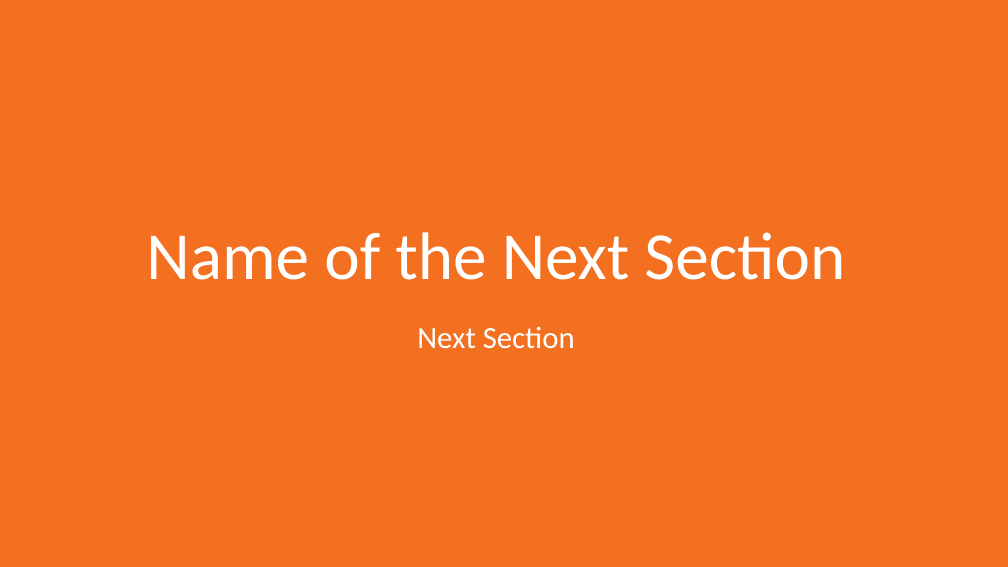
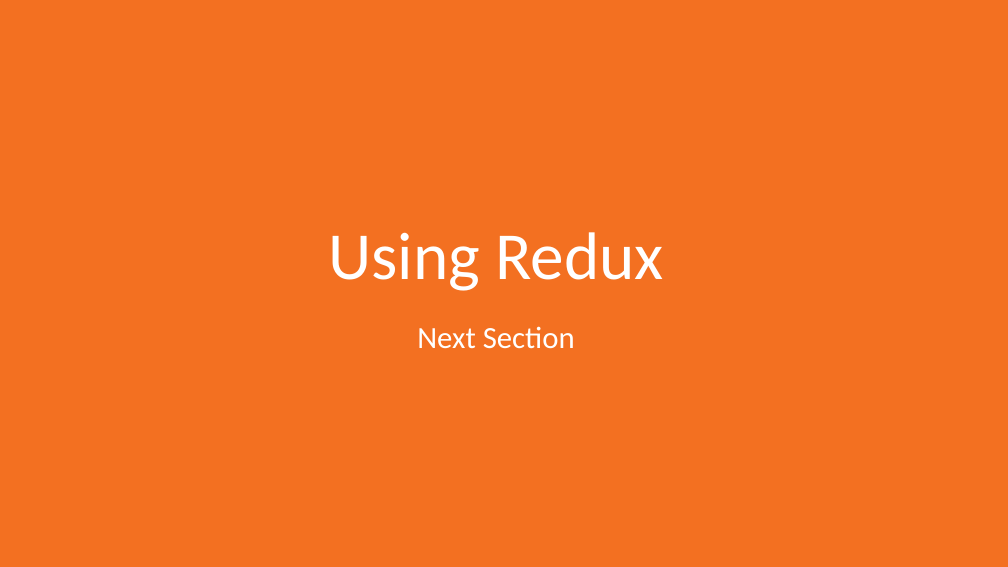
Before and after one commit to sslotsky/next-scripts, a slide deck: slide 3 of video-3.4/3.4.odp. Drawn at 1008x567 pixels with LibreOffice and Linux fonts; fonts in the diff are those of the drawing; background and template pictures are left out. Boxes give left, top, right and bottom in pixels: in the first picture for what was removed or moved away, otherwise in the second. Text is boxed around its words. In the diff, an @@ line names an element or a change of style, - is before the commit and + after.

Commit message:
Some section 3 & 4 slides and screenshots

```diff
--- a/video-3.4/3.4.odp
+++ b/video-3.4/3.4.odp
@@ title at (328, 232, 663, 291): text changed @@
-Name of the Next Section
+Using Redux
```
Also in this commit, not shown: 18 other files.
